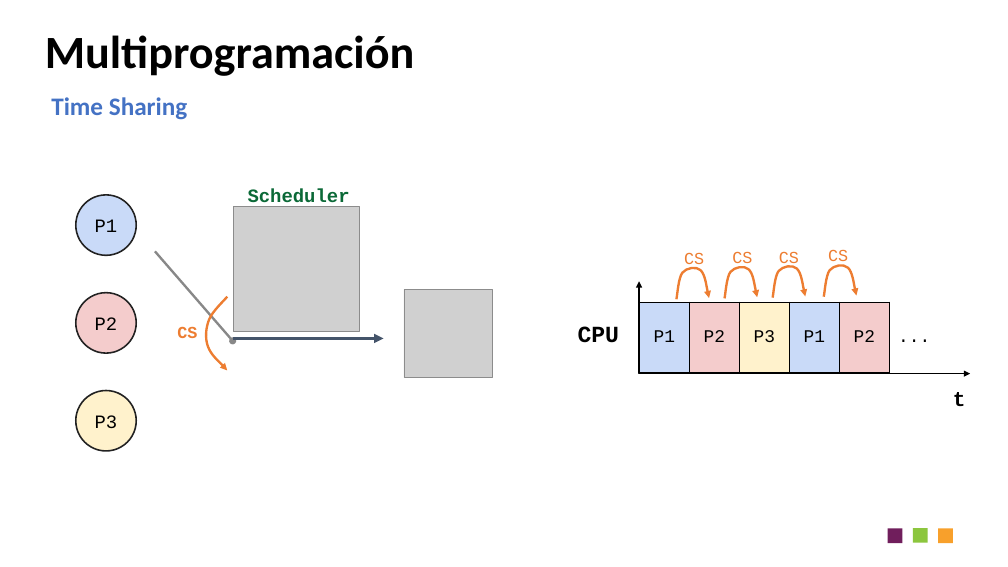
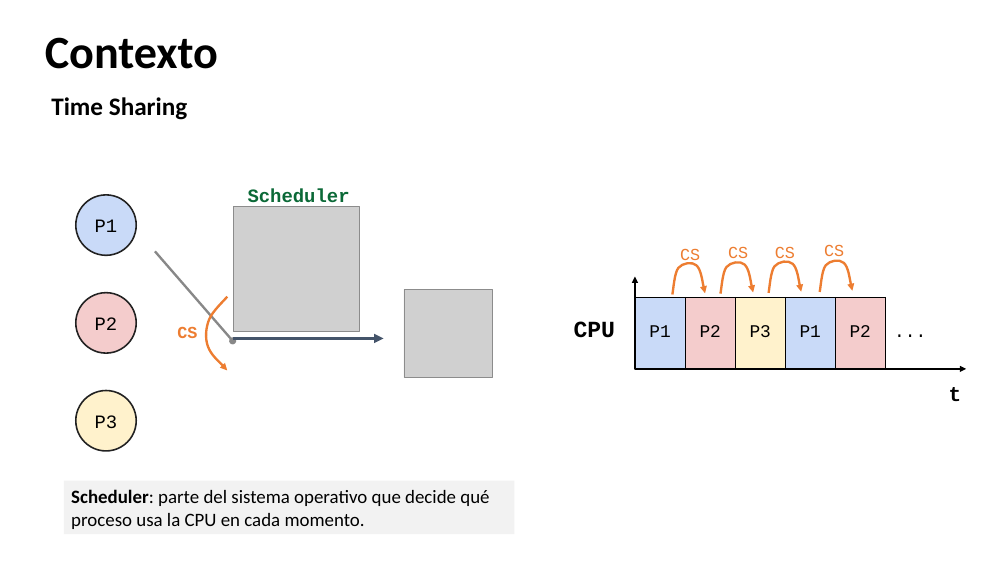
Before and after one commit to udea-so/apuntes_2026-2_SO-virtual, a slide deck: slide 9 of clase_04/SO_apuntes_clase4.pptx. Drawn at 1008x567 pixels with LibreOffice and Linux fonts; fonts in the diff are those of the drawing; grey boxes stand for pictures. Boxes give left, top, right and bottom in pixels: in the first picture for what was removed or moved away, otherwise in the second. Text is boxed around its words. In the diff, an @@ line names an element or a change of style, - is before the commit and + after.

```diff
--- a/clase_04/SO_apuntes_clase4.pptx
+++ b/clase_04/SO_apuntes_clase4.pptx
@@ title at bbox=[45, 37, 218, 69]: text changed @@
-Multiprogramación
+Contexto
@@ text "Time Sharing" at bbox=[51, 97, 187, 120]: text colour #4472C4 to #000000 @@
@@ 6 texts, 4 freeform shapes, 1 table, 1 elbow double arrow: place and size @@
-6 texts, 4 freeform shapes, 1 table, 1 elbow double arrow at bbox=[578, 249, 970, 406]
+6 texts, 4 freeform shapes, 1 table, 1 elbow double arrow at bbox=[574, 244, 966, 401]
@@ rectangle added at bbox=[64, 481, 514, 535], fill #F2F2F2, 18 pt, text #000000 @@
+Scheduler: parte del sistema operativo que decide qué proceso usa la CPU en cada momento.
@@ rectangle removed at bbox=[888, 529, 902, 543] @@
@@ rectangle removed at bbox=[913, 528, 928, 542] @@
@@ rectangle removed at bbox=[938, 529, 953, 543] @@
```
Also in this commit, not shown: 31 other slides changed, 10 slides added, 1 slide removed, 5 other files.
